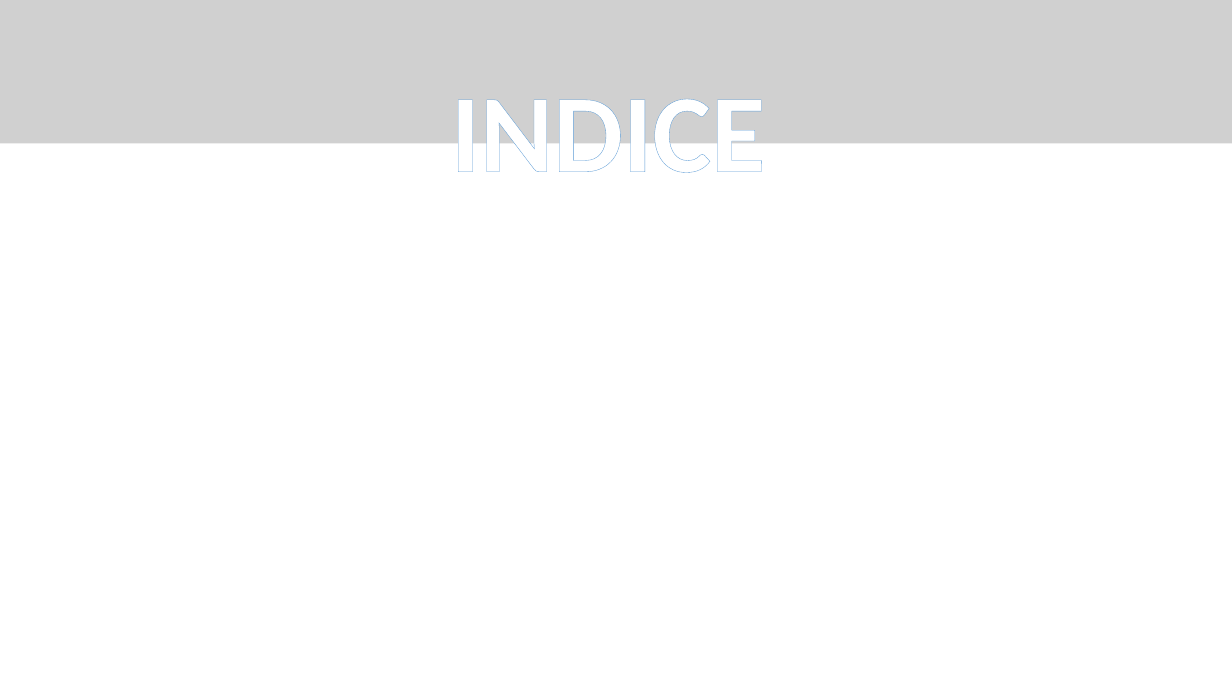
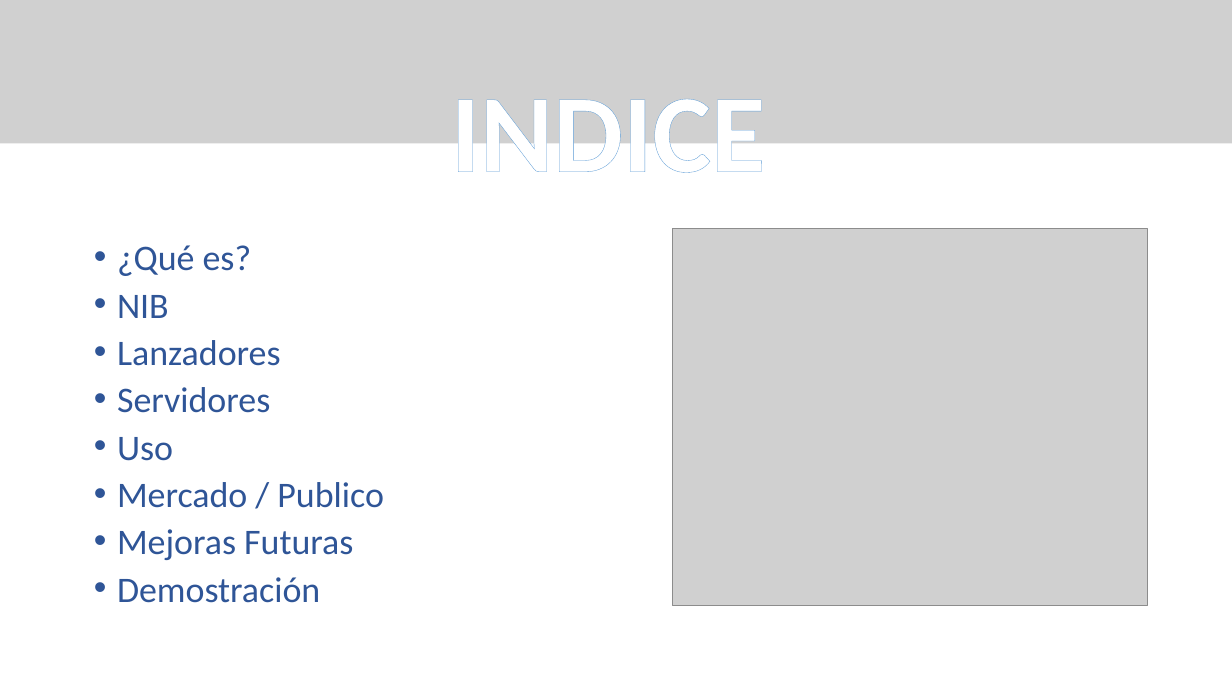
Before and after one commit to CBujeda/TFG-PROYECT-Nine_Image_Board, a slide deck: slide 2 of Documentation/presentación/NIB 0.1.1 - PRESENTATION .pptx. Drawn at 1232x693 pixels with LibreOffice and Linux fonts; fonts in the diff are those of the drawing; grey boxes stand for pictures. Boxes give left, top, right and bottom in pixels: in the first picture for what was removed or moved away, otherwise in the second. Text is boxed around its words. In the diff, an @@ line names an element or a change of style, - is before the commit and + after.

```diff
--- a/Documentation/presentación/NIB 0.1.1 - PRESENTATION .pptx
+++ b/Documentation/presentación/NIB 0.1.1 - PRESENTATION .pptx
@@ picture added at (x1=673, y1=228, x2=1148, y2=605) @@
@@ text added at (x1=117, y1=245, x2=383, y2=603), 28 pt, text #2F5597 @@
+• ¿Qué es?
+• NIB
+• Lanzadores
+• Servidores
+• Uso
+• Mercado / Publico
+• Mejoras Futuras
+• Demostración
```
Also in this commit, not shown: 4 other slides changed, 5 other files.
